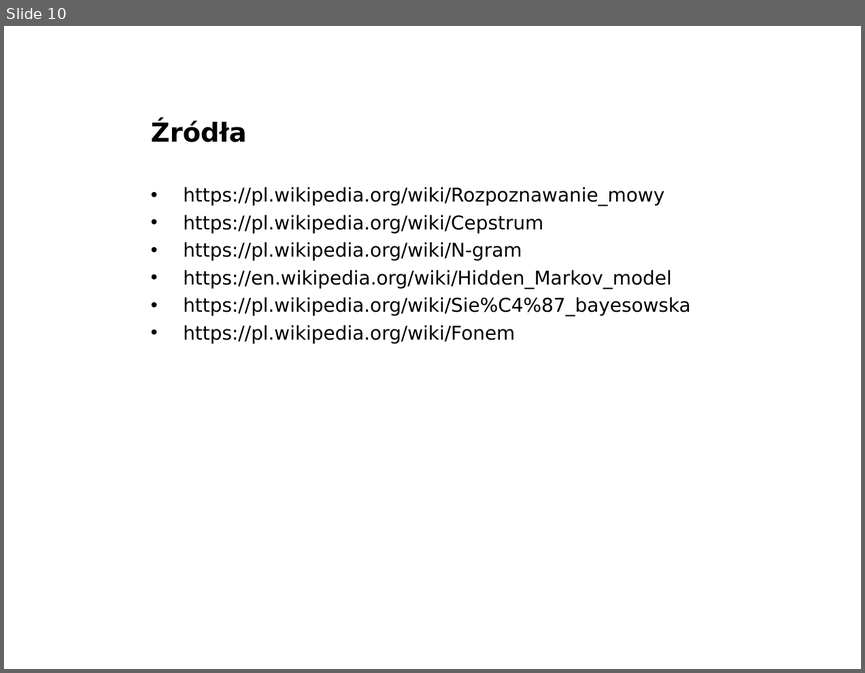
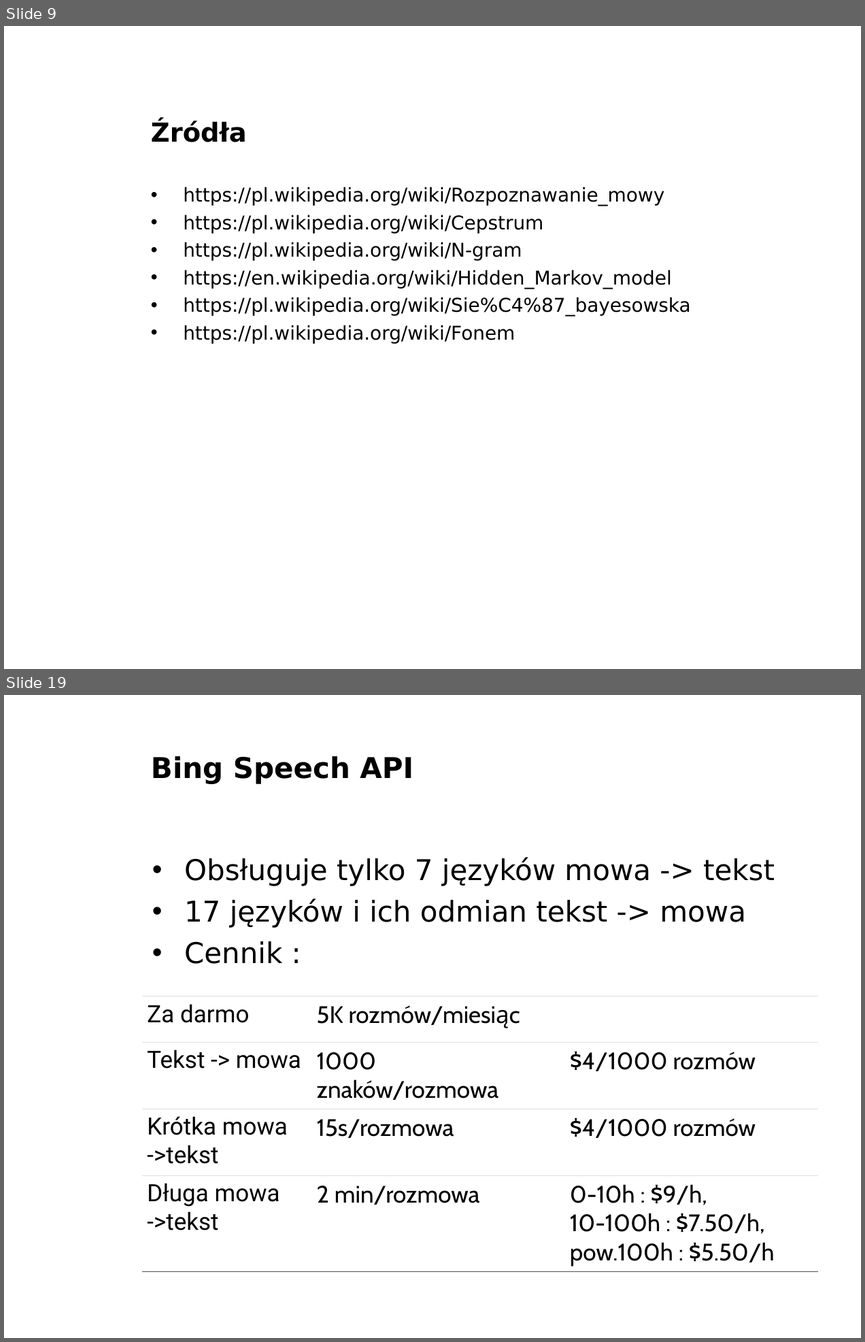
Before and after one commit to Armes/PSI_GCP01_zima_2016-2017_Szymon_Durak, a slide deck: prezentacja/Rozpoznawanie mowy wstęp.ppt. Shown one above the other, each under a label of ours: slide 10 before the commit, slides 9 and 19 after it; the slides between them are not shown. The pictures are 865x673 and 865x1342 pixels, drawn with LibreOffice and Linux fonts; fonts in the diff are those of the drawing; background and template pictures are left out. Boxes give left, top, right and bottom in pixels: in the first picture for what was removed or moved away, otherwise in the second. Text is boxed around its words. In the diff, an @@ line names an element or a change of style, - is before the commit and + after.

```diff
--- a/prezentacja/Rozpoznawanie mowy wstęp.ppt
+++ b/prezentacja/Rozpoznawanie mowy wstęp.ppt
@@ slide 19 added at box(4, 695, 861, 1338), background picture (left out) @@
@@ title added at box(151, 756, 413, 784), 24 pt, text #000000, bold @@
+Bing Speech API
@@ text added at box(184, 857, 774, 964), 24 pt, text #000000 @@
+• Obsługuje tylko 7 języków mowa -> tekst
+• 17 języków i ich odmian tekst -> mowa
+• Cennik :
@@ table added at box(142, 996, 817, 1269), 4 rows, 3 columns @@
+Za darmo | 5K rozmów/miesiąc | 
+Tekst -> mowa | 1000 znaków/rozmowa | $4/1000 rozmów
+Krótka mowa ->tekst | 15s/rozmowa | $4/1000 rozmów
+Długa mowa ->tekst | 2 min/rozmowa | 0-10h : $9/h, 10-100h : $7.50/h, pow.100h : $5.50/h
@@ what was slide 10 is now slide 9 @@
```
Also in this commit, not shown: 12 other slides added, 1 slide removed, 1 other file.
